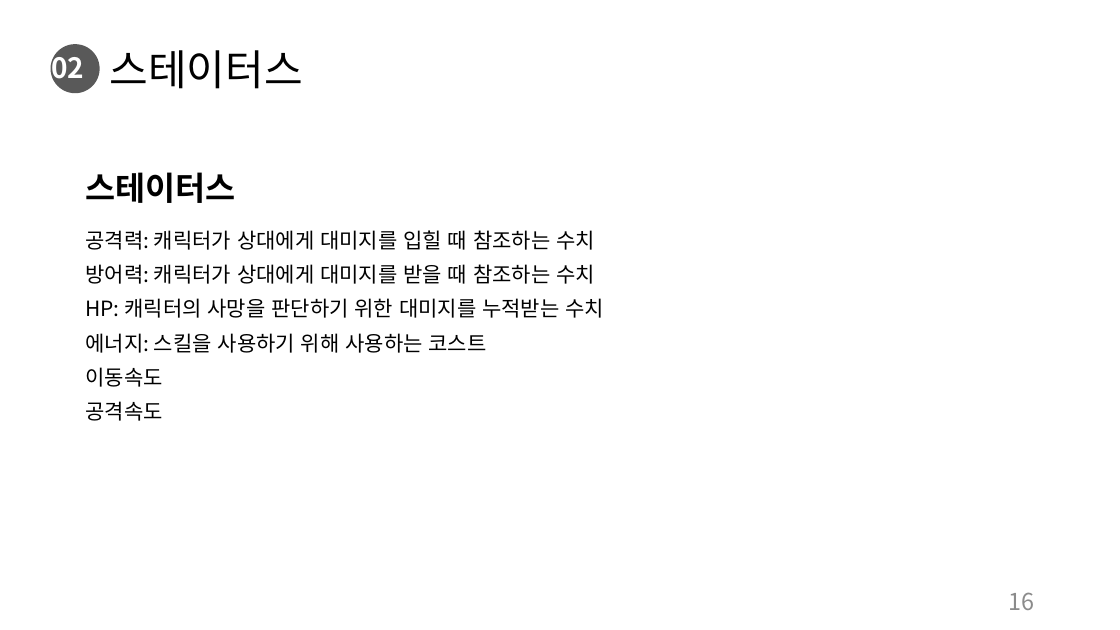
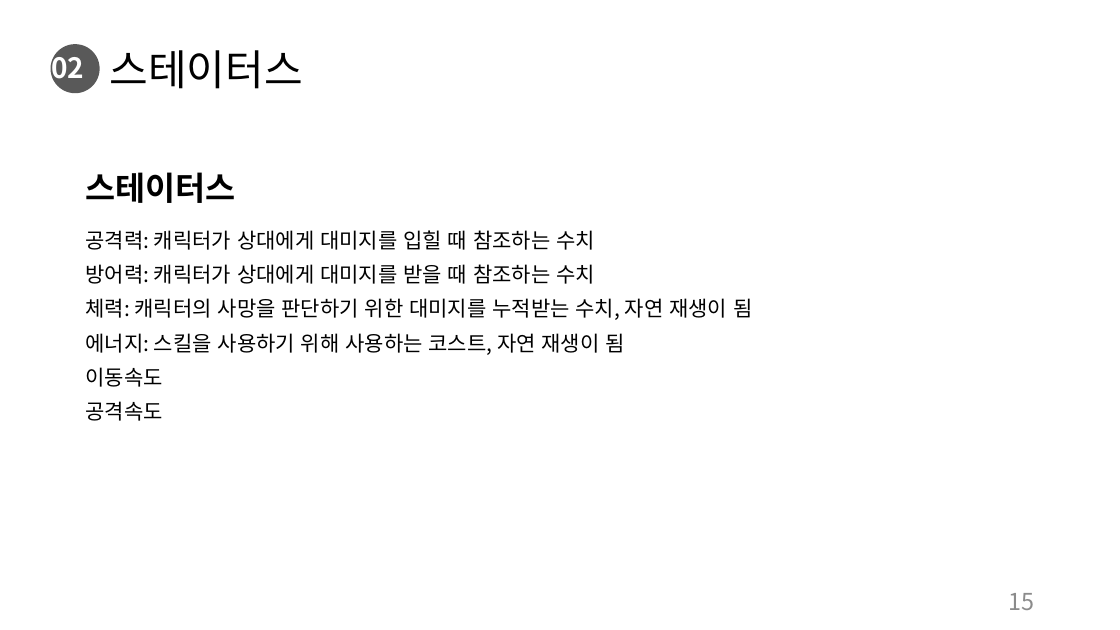
Before and after one commit to charobe/HDB, a slide deck: slide 15 of 조영욱/하자 드 바이오.pptx (slide 16 before the commit). Drawn at 1120x630 pixels with LibreOffice and Linux fonts; fonts in the diff are those of the drawing. Boxes give left, top, right and bottom in pixels: in the first picture for what was removed or moved away, otherwise in the second. Text is boxed around its words. In the diff, an @@ line names an element or a change of style, - is before the commit and + after.

```diff
--- a/조영욱/하자 드 바이오.pptx
+++ b/조영욱/하자 드 바이오.pptx
@@ text at bbox=[85, 298, 752, 355]: text changed @@
-HP: 캐릭터의 사망을 판단하기 위한 대미지를 누적받는 수치
-에너지: 스킬을 사용하기 위해 사용하는 코스트
+체력: 캐릭터의 사망을 판단하기 위한 대미지를 누적받는 수치, 자연 재생이 됨
+에너지: 스킬을 사용하기 위해 사용하는 코스트, 자연 재생이 됨
@@ page number at bbox=[1009, 593, 1035, 610]: text changed @@
-16
+15
```
Also in this commit, not shown: 32 other slides changed, 2 slides added, 1 slide removed, 1 other file.
